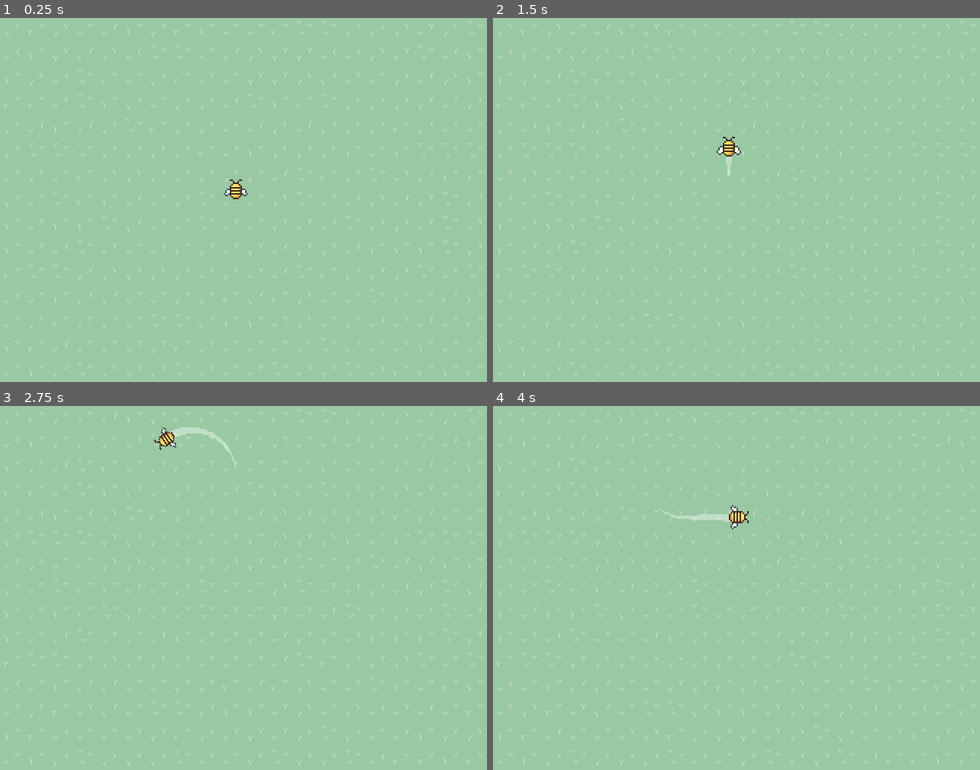
Above: before the commit, frames 1-4 (two rows, left to right).
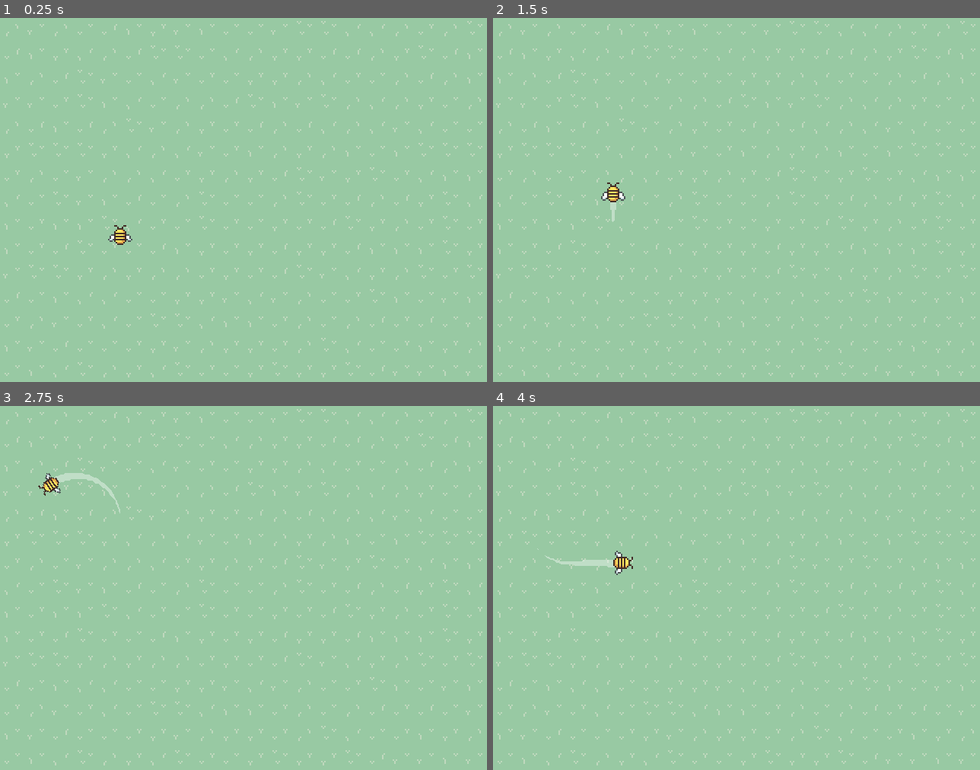
Above: after the commit, the same moments.

Repository: kdxiao/bloom
Game: Godot game, scene res://tile_map.tscn
Two runs of this game, one before a commit and one after it. Both use one fixed random seed, a clock stepped at 60 frames per second and the inputs below.
Inputs:
- Up to frame 1 (0.25 s): no input
- Up to frame 2 (1.5 s): hold Up (ui_up) from 0.53 s (still down)
- Up to frame 3 (2.75 s): release Up (ui_up) at 2.03 s; hold Left (ui_left) from 2.03 s (still down)
- Up to frame 4 (4 s): release Left (ui_left) at 3.53 s; hold Down (ui_down) from 3.53 s (still down)

The runs differ from the first frame. In frame 1, 0.3% of the frame differs, in the area x 22-51%, y 44-63%; in frame 2, 0.4%; in frame 3, 0.7%, in the area x 7-49%, y 5-30%; in frame 4, 0.6%.

Commit message:
screen wrapping movement

Diff:
--- a/Line2D.gd
+++ b/Line2D.gd
@@ -1,20 +1,16 @@
 extends Line2D
 
 var length = 50
-var point = Vector2()
-
-# Called when the node enters the scene tree for the first time.
-func _ready():
-	pass # Replace with function body.
 
 # Called every frame. 'delta' is the elapsed time since the previous frame.
-func _process(delta):
+func _process(_delta):
 	global_position = Vector2(0,0)
 	global_rotation = 0
 
-	point = get_parent().global_position
-
-	add_point(point)
+	add_point(get_parent().global_position)
 	while get_point_count() > length:
 		remove_point(0)
-	pass
+
+func _on_collision_shape_2d_on_bee_position_jump(dx, dy):
+	for i in range(get_point_count()):
+		set_point_position(i, get_point_position(i) + Vector2(dx, dy))
--- /dev/null
+++ b/bee.tscn
@@ -0,0 +1,146 @@
+[gd_scene load_steps=11 format=3 uid="uid://dpa5p57ejnuo8"]
+
+[ext_resource type="Script" path="res://bee_movement.gd" id="1_mjvdv"]
+[ext_resource type="Texture2D" uid="uid://dnkwseqc535v8" path="res://bee_sprite/bee1.png" id="2_fhpuw"]
+[ext_resource type="Script" path="res://bee_collider.gd" id="2_gbrlw"]
+[ext_resource type="Texture2D" uid="uid://milvwb15ah8g" path="res://bee_sprite/bee3.png" id="3_mbsf0"]
+[ext_resource type="Texture2D" uid="uid://p3muuntyj7ca" path="res://bee_sprite/bee4.png" id="4_nrurg"]
+[ext_resource type="Texture2D" uid="uid://co2nqmnshihme" path="res://bee_sprite/bee2.png" id="5_7q2ro"]
+[ext_resource type="Script" path="res://Line2D.gd" id="6_p7vx2"]
+
+[sub_resource type="CapsuleShape2D" id="CapsuleShape2D_rmxh3"]
+radius = 8.0
+height = 18.0
+
+[sub_resource type="SpriteFrames" id="SpriteFrames_a0quc"]
+animations = [{
+"frames": [{
+"duration": 1.0,
+"texture": ExtResource("2_fhpuw")
+}, {
+"duration": 1.0,
+"texture": ExtResource("3_mbsf0")
+}, {
+"duration": 1.0,
+"texture": ExtResource("4_nrurg")
+}, {
+"duration": 1.0,
+"texture": ExtResource("5_7q2ro")
+}],
+"loop": true,
+"name": &"default",
+"speed": 4.0
+}]
+
+[sub_resource type="Curve" id="Curve_0tbo3"]
+_data = [Vector2(0.0074074, 0), 0.0, 0.0, 0, 0, Vector2(1, 0.498953), 0.0, 0.0, 0, 0]
+point_count = 2
+
+[node name="Bee" type="Node2D"]
+
+[node name="Center" type="CharacterBody2D" parent="."]
+position = Vector2(160, 120)
+script = ExtResource("1_mjvdv")
+metadata/_edit_group_ = true
+
+[node name="CollisionShape2D" type="CollisionShape2D" parent="Center"]
+shape = SubResource("CapsuleShape2D_rmxh3")
+script = ExtResource("2_gbrlw")
+
+[node name="AnimatedSprite2D" type="AnimatedSprite2D" parent="Center"]
+sprite_frames = SubResource("SpriteFrames_a0quc")
+frame = 2
+frame_progress = 0.641893
+
+[node name="Line2D" type="Line2D" parent="Center"]
+show_behind_parent = true
+width_curve = SubResource("Curve_0tbo3")
+default_color = Color(1, 1, 1, 0.392157)
+script = ExtResource("6_p7vx2")
+
+[node name="Right" type="CharacterBody2D" parent="."]
+position = Vector2(480, 120)
+script = ExtResource("1_mjvdv")
+metadata/_edit_group_ = true
+
+[node name="CollisionShape2D" type="CollisionShape2D" parent="Right"]
+shape = SubResource("CapsuleShape2D_rmxh3")
+
+[node name="AnimatedSprite2D" type="AnimatedSprite2D" parent="Right"]
+sprite_frames = SubResource("SpriteFrames_a0quc")
+frame = 2
+frame_progress = 0.641893
+
+[node name="Line2D" type="Line2D" parent="Right"]
+show_behind_parent = true
+width_curve = SubResource("Curve_0tbo3")
+default_color = Color(1, 1, 1, 0.392157)
+script = ExtResource("6_p7vx2")
+
+[node name="Up" type="CharacterBody2D" parent="."]
+position = Vector2(160, -120)
+script = ExtResource("1_mjvdv")
+metadata/_edit_group_ = true
+
+[node name="CollisionShape2D" type="CollisionShape2D" parent="Up"]
+shape = SubResource("CapsuleShape2D_rmxh3")
+
+[node name="AnimatedSprite2D" type="AnimatedSprite2D" parent="Up"]
+sprite_frames = SubResource("SpriteFrames_a0quc")
+frame = 2
+frame_progress = 0.641893
+
+[node name="Line2D" type="Line2D" parent="Up"]
+show_behind_parent = true
+width_curve = SubResource("Curve_0tbo3")
+default_color = Color(1, 1, 1, 0.392157)
+script = ExtResource("6_p7vx2")
+
+[node name="Down" type="CharacterBody2D" parent="."]
+position = Vector2(160, 360)
+script = ExtResource("1_mjvdv")
+metadata/_edit_group_ = true
+
+[node name="CollisionShape2D" type="CollisionShape2D" parent="Down"]
+shape = SubResource("CapsuleShape2D_rmxh3")
+
+[node name="AnimatedSprite2D" type="AnimatedSprite2D" parent="Down"]
+sprite_frames = SubResource("SpriteFrames_a0quc")
+frame = 2
+frame_progress = 0.641893
+
+[node name="Line2D" type="Line2D" parent="Down"]
+show_behind_parent = true
+width_curve = SubResource("Curve_0tbo3")
+default_color = Color(1, 1, 1, 0.392157)
+script = ExtResource("6_p7vx2")
+
+[node name="Left" type="CharacterBody2D" parent="."]
+position = Vector2(-160, 120)
+script = ExtResource("1_mjvdv")
+metadata/_edit_group_ = true
+
+[node name="CollisionShape2D" type="CollisionShape2D" parent="Left"]
+shape = SubResource("CapsuleShape2D_rmxh3")
+
+[node name="AnimatedSprite2D" type="AnimatedSprite2D" parent="Left"]
+sprite_frames = SubResource("SpriteFrames_a0quc")
+frame = 2
+frame_progress = 0.641893
+
+[node name="Line2D" type="Line2D" parent="Left"]
+show_behind_parent = true
+width_curve = SubResource("Curve_0tbo3")
+default_color = Color(1, 1, 1, 0.392157)
+script = ExtResource("6_p7vx2")
+
+[connection signal="on_bee_position_jump" from="Center/CollisionShape2D" to="Center" method="_on_collision_shape_2d_on_bee_position_jump"]
+[connection signal="on_bee_position_jump" from="Center/CollisionShape2D" to="Center/Line2D" method="_on_collision_shape_2d_on_bee_position_jump"]
+[connection signal="on_bee_position_jump" from="Center/CollisionShape2D" to="Right" method="_on_collision_shape_2d_on_bee_position_jump"]
+[connection signal="on_bee_position_jump" from="Center/CollisionShape2D" to="Right/Line2D" method="_on_collision_shape_2d_on_bee_position_jump"]
+[connection signal="on_bee_position_jump" from="Center/CollisionShape2D" to="Up" method="_on_collision_shape_2d_on_bee_position_jump"]
+[connection signal="on_bee_position_jump" from="Center/CollisionShape2D" to="Up/Line2D" method="_on_collision_shape_2d_on_bee_position_jump"]
+[connection signal="on_bee_position_jump" from="Center/CollisionShape2D" to="Down" method="_on_collision_shape_2d_on_bee_position_jump"]
+[connection signal="on_bee_position_jump" from="Center/CollisionShape2D" to="Down/Line2D" method="_on_collision_shape_2d_on_bee_position_jump"]
+[connection signal="on_bee_position_jump" from="Center/CollisionShape2D" to="Left" method="_on_collision_shape_2d_on_bee_position_jump"]
+[connection signal="on_bee_position_jump" from="Center/CollisionShape2D" to="Left/Line2D" method="_on_collision_shape_2d_on_bee_position_jump"]
--- /dev/null
+++ b/bee_collider.gd
@@ -0,0 +1,16 @@
+extends CollisionShape2D
+
+signal on_bee_position_jump(dx, dy)
+
+@onready var screen_size = get_viewport_rect().size
+
+# Called every frame. 'delta' is the elapsed time since the previous frame.
+func _process(delta):
+	if global_position.x < 0:
+		on_bee_position_jump.emit(320, 0)
+	if global_position.x > screen_size.x:
+		on_bee_position_jump.emit(-320, 0)
+	if global_position.y < 0:
+		on_bee_position_jump.emit(0, 240)
+	if global_position.y > screen_size.y:
+		on_bee_position_jump.emit(0, -240)
--- /dev/null
+++ b/bee_mirrors.gd
@@ -0,0 +1,5 @@
+extends AnimatedSprite2D
+
+# Called every frame. 'delta' is the elapsed time since the previous frame.
+func _process(delta):
+	position = get_parent().position - Vector2(360, 0)
--- a/bee_movement.gd
+++ b/bee_movement.gd
@@ -26,3 +26,7 @@
 	velocity = Vector2.UP.rotated(rotation) * speed
 
 	position += velocity * delta
+
+func _on_collision_shape_2d_on_bee_position_jump(dx, dy):
+	position.x += dx
+	position.y += dy
--- a/tile_map.tscn
+++ b/tile_map.tscn
@@ -1,13 +1,8 @@
-[gd_scene load_steps=15 format=3 uid="uid://braq2d4no2q0g"]
+[gd_scene load_steps=7 format=3 uid="uid://braq2d4no2q0g"]
 
 [ext_resource type="Texture2D" uid="uid://i2hgfqxtp2ey" path="res://Sprout Lands - Sprites - Basic pack/Tilesets/Grass.png" id="1_tnmf2"]
 [ext_resource type="Texture2D" uid="uid://dvtc4e8mu0pu4" path="res://assets/grass_tileset.png" id="2_8epic"]
-[ext_resource type="Script" path="res://bee_movement.gd" id="2_kxktu"]
-[ext_resource type="Texture2D" uid="uid://co2nqmnshihme" path="res://bee_sprite/bee2.png" id="4_u3b72"]
-[ext_resource type="Texture2D" uid="uid://milvwb15ah8g" path="res://bee_sprite/bee3.png" id="5_y7xby"]
-[ext_resource type="Texture2D" uid="uid://p3muuntyj7ca" path="res://bee_sprite/bee4.png" id="6_uvff1"]
-[ext_resource type="Texture2D" uid="uid://dnkwseqc535v8" path="res://bee_sprite/bee1.png" id="7_7r8ls"]
-[ext_resource type="Script" path="res://Line2D.gd" id="7_xwdrl"]
+[ext_resource type="PackedScene" uid="uid://dpa5p57ejnuo8" path="res://bee.tscn" id="3_yjwbk"]
 
 [sub_resource type="TileSetAtlasSource" id="TileSetAtlasSource_c44ep"]
 texture = ExtResource("1_tnmf2")
@@ -111,34 +106,6 @@
 sources/0 = SubResource("TileSetAtlasSource_c44ep")
 sources/2 = SubResource("TileSetAtlasSource_rof56")
 
-[sub_resource type="CapsuleShape2D" id="CapsuleShape2D_rmxh3"]
-radius = 8.0
-height = 18.0
-
-[sub_resource type="SpriteFrames" id="SpriteFrames_a0quc"]
-animations = [{
-"frames": [{
-"duration": 1.0,
-"texture": ExtResource("7_7r8ls")
-}, {
-"duration": 1.0,
-"texture": ExtResource("5_y7xby")
-}, {
-"duration": 1.0,
-"texture": ExtResource("6_uvff1")
-}, {
-"duration": 1.0,
-"texture": ExtResource("4_u3b72")
-}],
-"loop": true,
-"name": &"default",
-"speed": 4.0
-}]
-
-[sub_resource type="Curve" id="Curve_0tbo3"]
-_data = [Vector2(0.0074074, 0), 0.0, 0.0, 0, 0, Vector2(1, 0.498953), 0.0, 0.0, 0, 0]
-point_count = 2
-
 [node name="TileMap" type="TileMap"]
 tile_set = SubResource("TileSet_g8qto")
 format = 2
@@ -146,21 +113,5 @@
 layer_1/name = "background"
 layer_1/tile_data = PackedInt32Array(0, 65538, 2, 65536, 65538, 1, 131072, 131074, 0, 196608, 2, 1, 262144, 65538, 2, 3 …(4924 unchanged characters)…
 
-[node name="Bee (Player)" type="CharacterBody2D" parent="."]
-position = Vector2(155, 112)
-script = ExtResource("2_kxktu")
-metadata/_edit_group_ = true
-
-[node name="CollisionShape2D" type="CollisionShape2D" parent="Bee (Player)"]
-shape = SubResource("CapsuleShape2D_rmxh3")
-
-[node name="AnimatedSprite2D" type="AnimatedSprite2D" parent="Bee (Player)"]
-sprite_frames = SubResource("SpriteFrames_a0quc")
-frame = 2
-frame_progress = 0.641893
-
-[node name="Line2D" type="Line2D" parent="Bee (Player)"]
-show_behind_parent = true
-width_curve = SubResource("Curve_0tbo3")
-default_color = Color(1, 1, 1, 0.392157)
-script = ExtResource("7_xwdrl")
+[node name="Bee" parent="." instance=ExtResource("3_yjwbk")]
+position = Vector2(239, 262)
